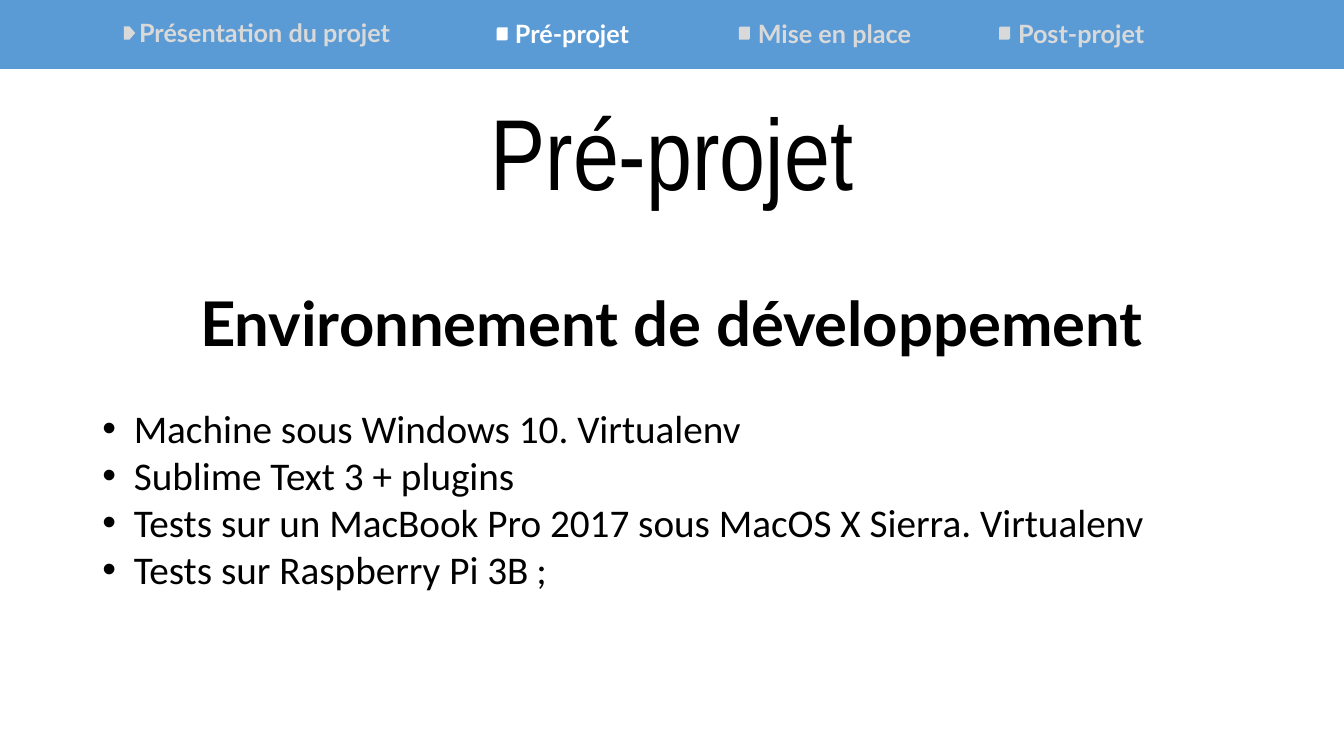
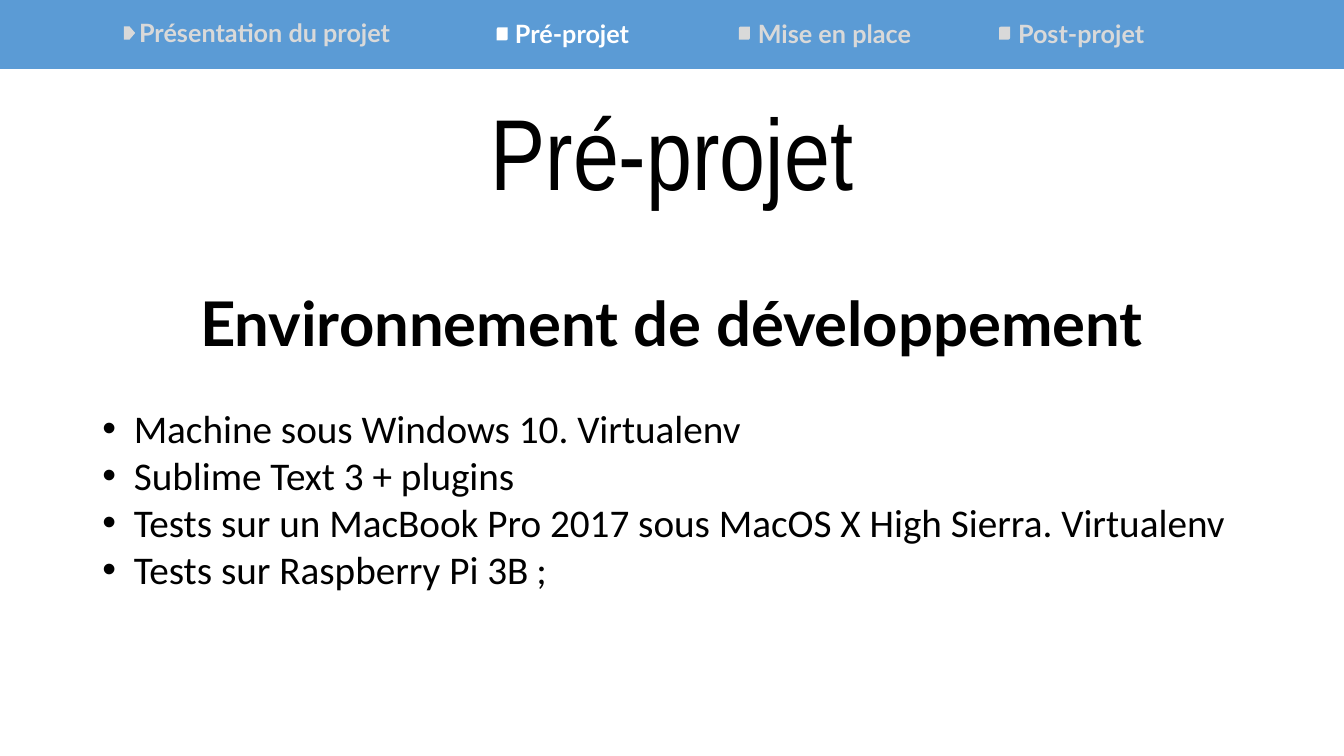
Before and after one commit to Synkied/OC_Projet-3, a slide deck: slide 7 of doc/Projet3_McGyver_Oral.pptx. Drawn at 1344x756 pixels with LibreOffice and Linux fonts; fonts in the diff are those of the drawing. Boxes give left, top, right and bottom in pixels: in the first picture for what was removed or moved away, otherwise in the second. Text is boxed around its words. In the diff, an @@ line names an element or a change of style, - is before the commit and + after.

```diff
--- a/doc/Projet3_McGyver_Oral.pptx
+++ b/doc/Projet3_McGyver_Oral.pptx
@@ text at bbox=[134, 509, 1224, 544]: text changed @@
-• Tests sur un MacBook Pro 2017 sous MacOS X Sierra. Virtualenv
+• Tests sur un MacBook Pro 2017 sous MacOS X High Sierra. Virtualenv
```
Also in this commit, not shown: 5 other slides changed, 3 other files.
